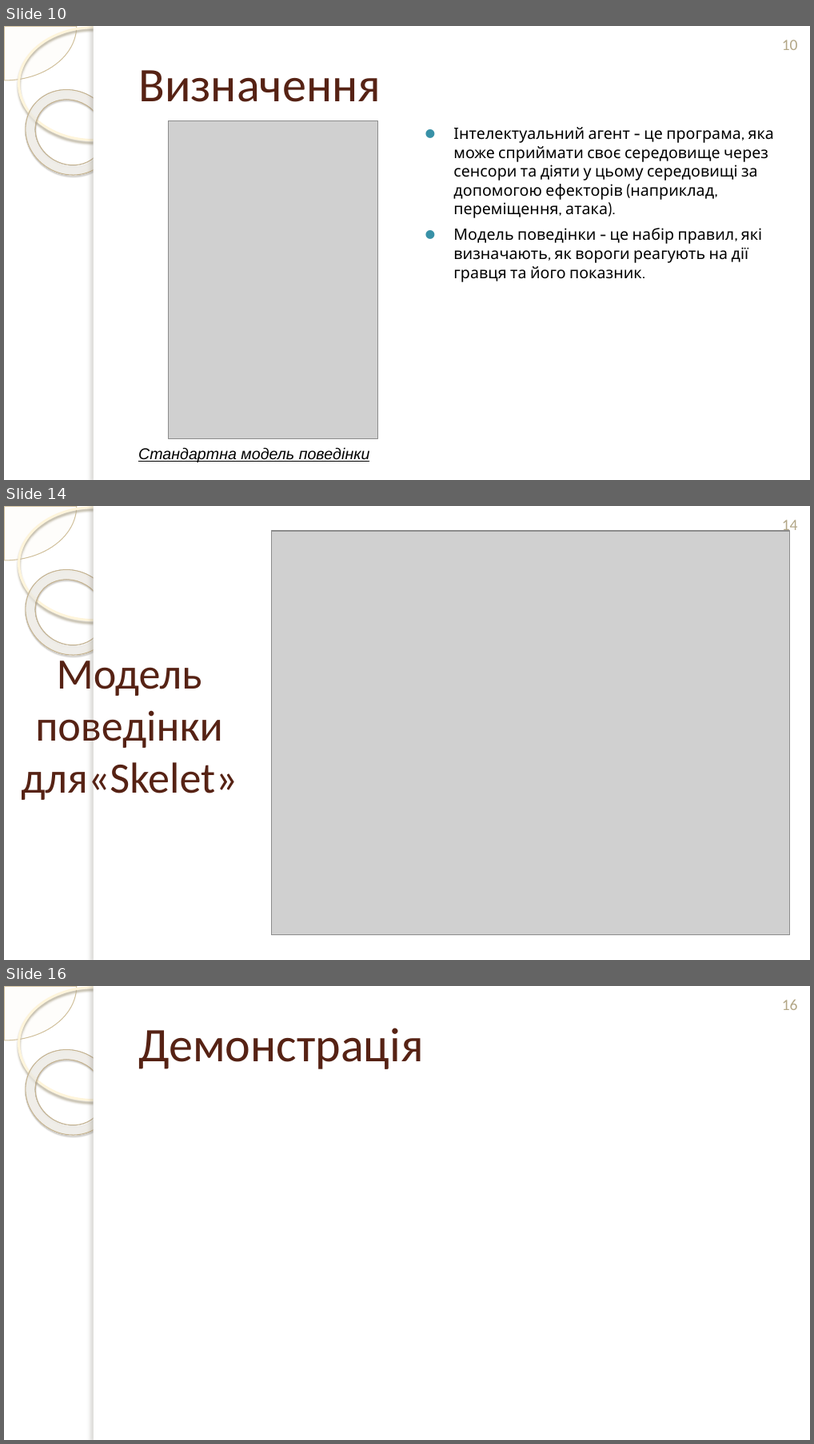
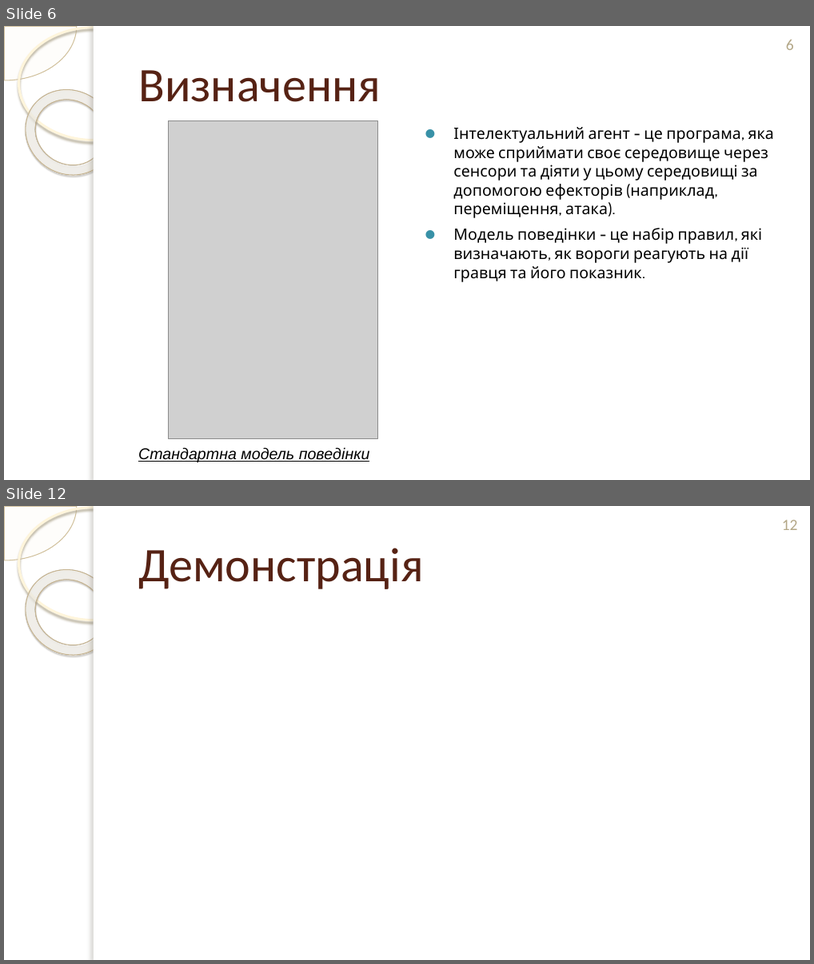
Before and after one commit to mcmcmax437/3D-RPG-Diploma-Thesis, a slide deck: Documents/Презентація/Презентація_Терешкович_ІТ-02_Захист.pptx. Shown one above the other, each under a label of ours: slides 10, 14 and 16 before the commit, slides 6 and 12 after it; the slides between them are not shown. The pictures are 814x1444 and 814x964 pixels, drawn with LibreOffice and Linux fonts; fonts in the diff are those of the drawing; grey boxes stand for pictures; background and template pictures are left out. Boxes give left, top, right and bottom in pixels: in the first picture for what was removed or moved away, otherwise in the second. Text is boxed around its words. In the diff, an @@ line names an element or a change of style, - is before the commit and + after.

```diff
--- a/Documents/Презентація/Презентація_Терешкович_ІТ-02_Захист.pptx
+++ b/Documents/Презентація/Презентація_Терешкович_ІТ-02_Захист.pptx
@@ slide 14 removed at (4, 506, 810, 960), background picture (left out); not listed: 5 template elements that a slide beside it also shows @@
@@ page number removed at (782, 520, 798, 535) @@
-14
@@ picture removed at (272, 531, 790, 935) @@
@@ title removed at (21, 652, 238, 800) @@
-Модель поведінки для«Skelet»
@@ what was slide 10 is now slide 6 @@
@@ page number at (786, 40, 794, 50): text changed @@
-10
+6
@@ what was slide 16 is now slide 12 @@
@@ page number at (782, 520, 798, 530): text changed @@
-16
+12
```
Also in this commit, not shown: 7 slides changed, 1 slide added, 4 other slides removed, 22 other files.
